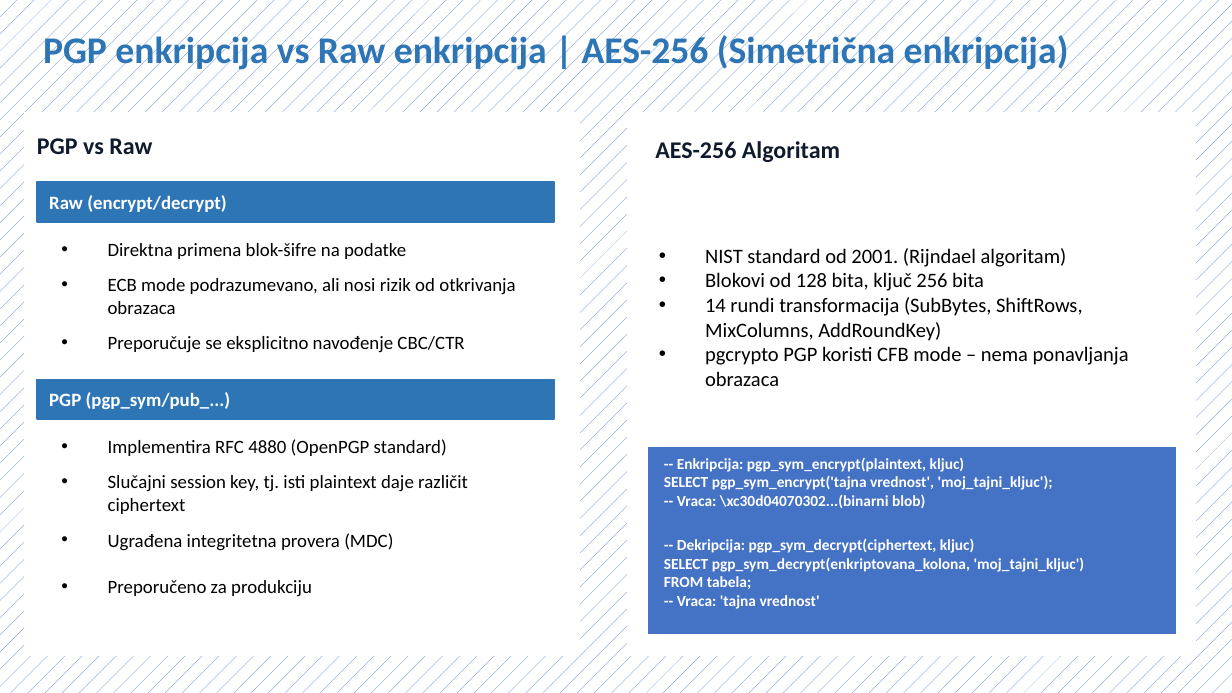
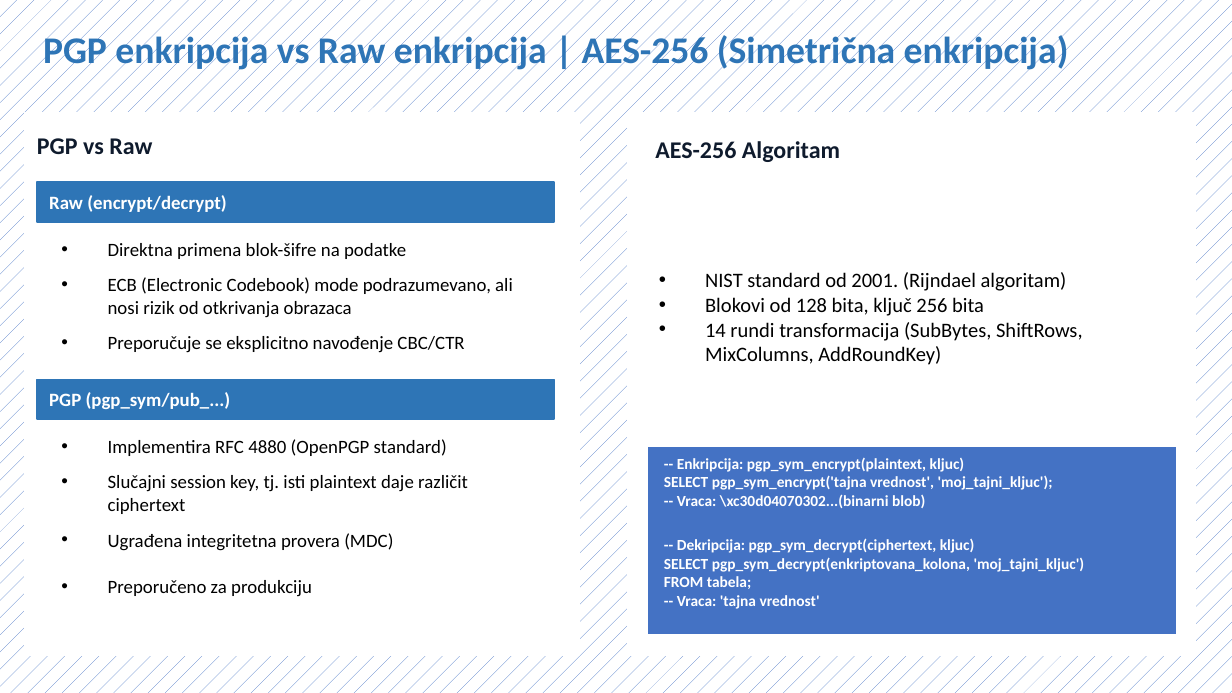
Before and after one commit to NemanjaCyber/SZUBP, a slide deck: slide 4 of P2/pgcrypto_prezentacija.pptx. Drawn at 1232x693 pixels with LibreOffice and Linux fonts; fonts in the diff are those of the drawing. Boxes give left, top, right and bottom in pixels: in the first picture for what was removed or moved away, otherwise in the second. Text is boxed around its words. In the diff, an @@ line names an element or a change of style, - is before the commit and + after.

```diff
--- a/P2/pgcrypto_prezentacija.pptx
+++ b/P2/pgcrypto_prezentacija.pptx
@@ text at (x1=108, y1=277, x2=513, y2=318): text changed @@
-• ECB mode podrazumevano, ali nosi rizik od otkrivanja obrazaca
+• ECB (Electronic Codebook) mode podrazumevano, ali nosi rizik od otkrivanja obrazaca
@@ text at (x1=705, y1=346, x2=1129, y2=386): paragraph removed @@
-• pgcrypto PGP koristi CFB mode – nema ponavljanja obrazaca
```
Also in this commit, not shown: 3 other slides changed, 1 other file.
